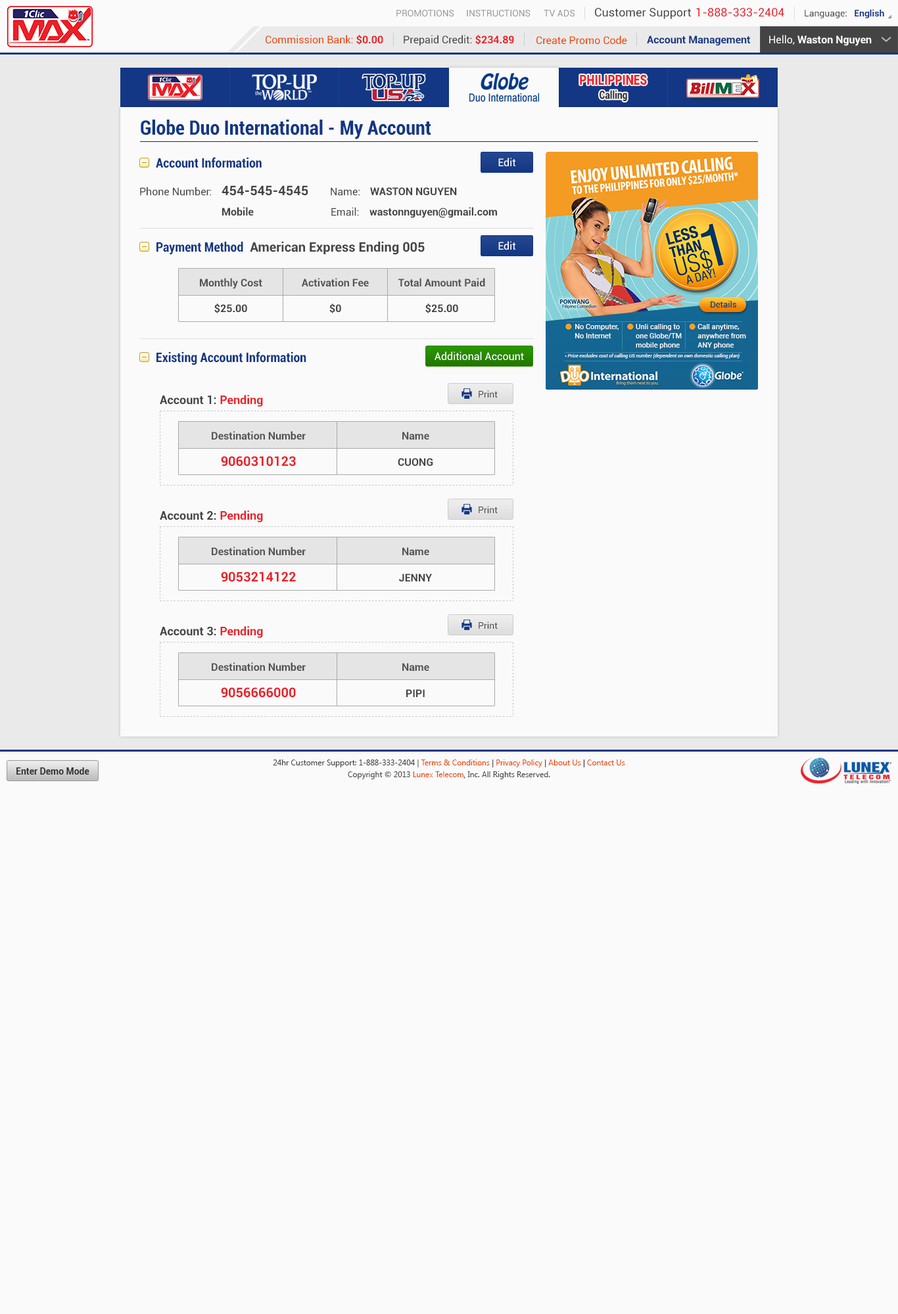
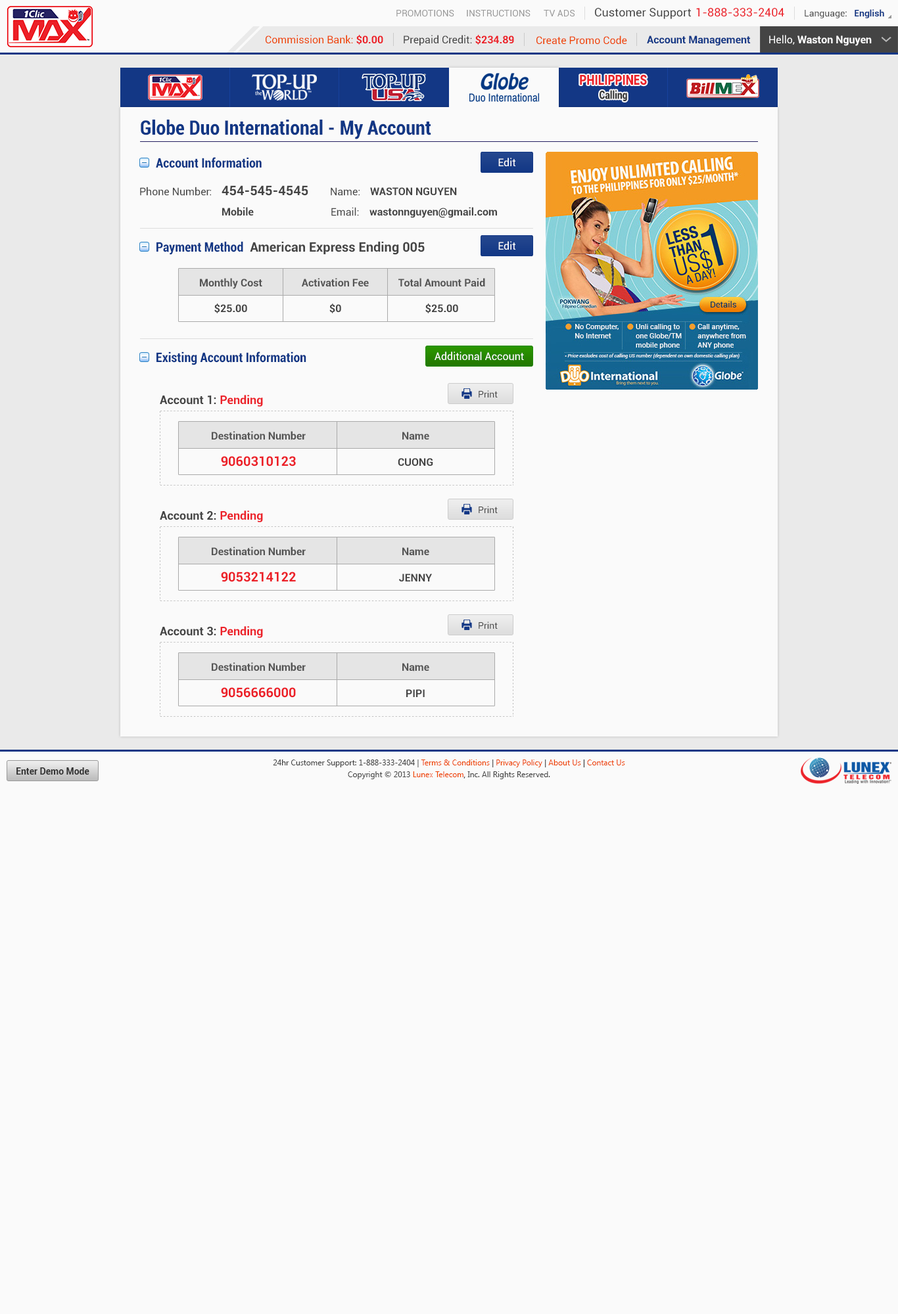
Two versions of the same layered image (898px x 1314px). Layer-by-layer changes:
painted on "collapse" (1st of 3, in "body" › "content" › "form" › "accinfo") over [139,157,150,168]
painted on "collapse" (2nd of 3, in "body" › "content" › "form" › "payment") over [139,241,150,252]
painted on "collapse" (3rd of 3, in "body" › "content" › "form" › "accounts") over [139,352,150,363]
